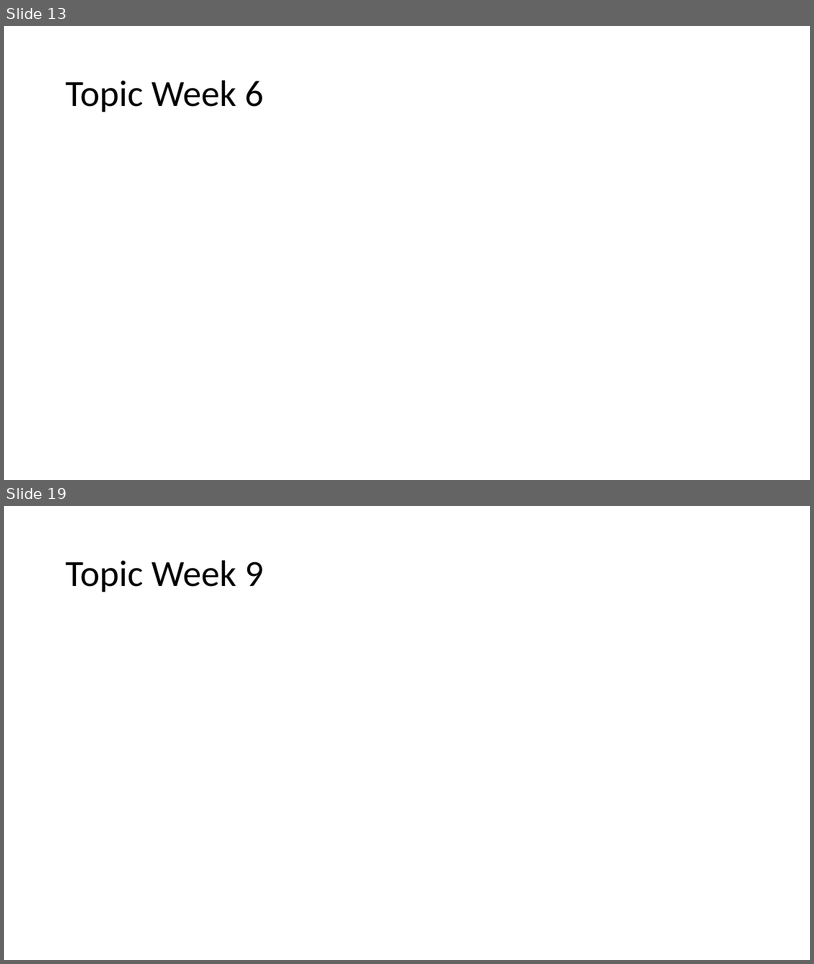
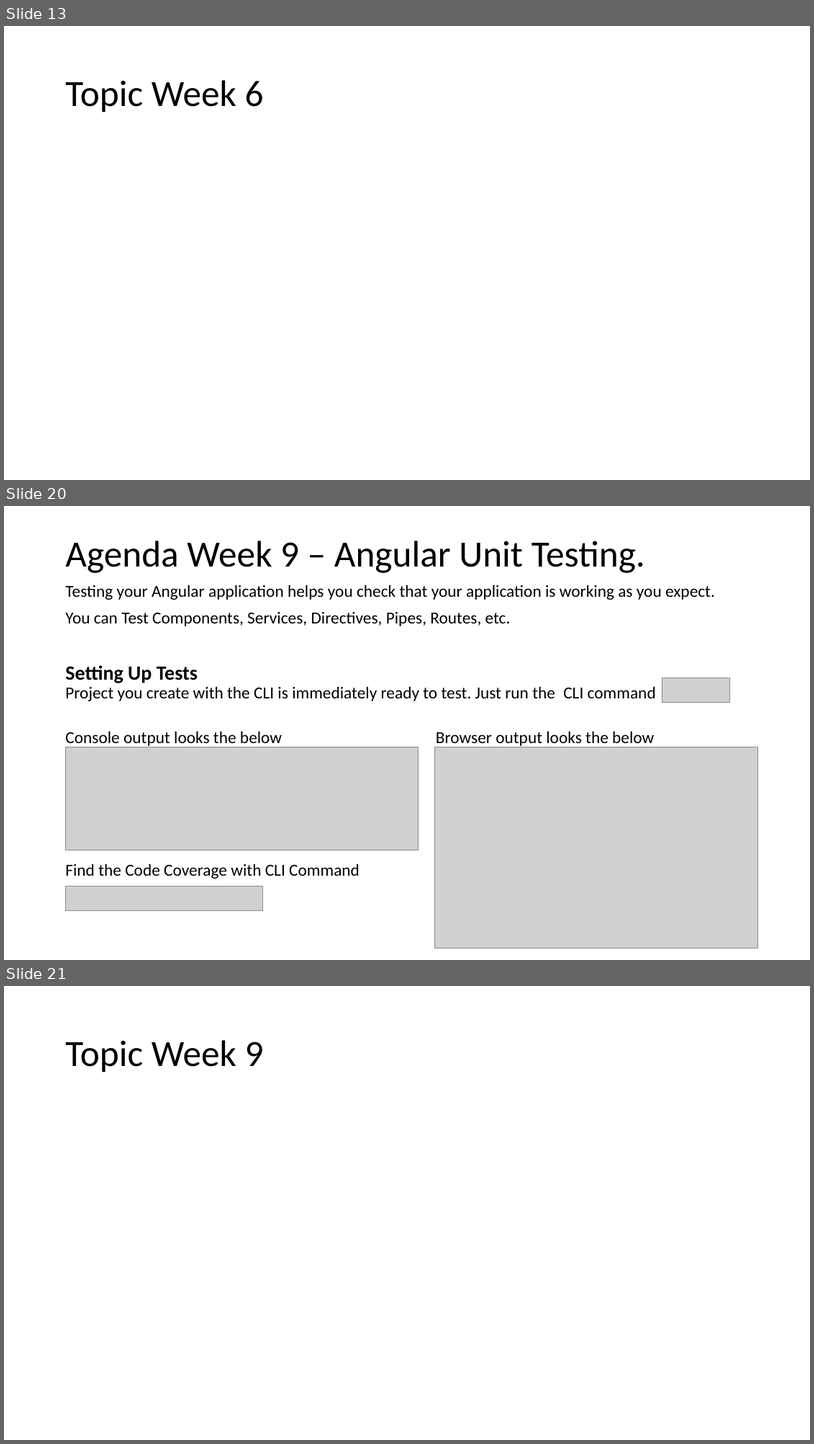
Before and after one commit to spoorthiempowher/Empowher-Curriculum, a slide deck: Angular/EmpowHer - Tech Curriculum.pptx. Shown one above the other, each under a label of ours: slides 13 and 19 before the commit, slides 13, 20 and 21 after it; the slides between them are not shown. The pictures are 814x964 and 814x1444 pixels, drawn with LibreOffice and Linux fonts; fonts in the diff are those of the drawing; grey boxes stand for pictures. Boxes give left, top, right and bottom in pixels: in the first picture for what was removed or moved away, otherwise in the second. Text is boxed around its words. In the diff, an @@ line names an element or a change of style, - is before the commit and + after.

Commit message:
Angular curriculum update for week 7,8,9

```diff
--- a/Angular/EmpowHer - Tech Curriculum.pptx
+++ b/Angular/EmpowHer - Tech Curriculum.pptx
@@ slide 20 added at box(4, 506, 810, 960), background #FFFFFF @@
@@ title added at box(65, 541, 646, 573), 44 pt, text #000000 @@
+Agenda Week 9 – Angular Unit Testing.
@@ text added at box(65, 584, 715, 878), 20 pt, text #000000 @@
+Testing your Angular application helps you check that your application is working as you expect.
+You can Test Components, Services, Directives, Pipes, Routes, etc.
+Setting Up Tests
+Project you create with the CLI is immediately ready to test. Just run the CLI command
+Console output looks the below Browser output looks the below
+Find the Code Coverage with CLI Command
@@ picture added at box(662, 678, 730, 703) @@
@@ picture added at box(65, 747, 419, 849) @@
@@ picture added at box(435, 747, 759, 948) @@
@@ picture added at box(65, 886, 262, 910) @@
@@ what was slide 19 is now slide 21 @@
```
Also in this commit, not shown: 7 other slides added, 5 slides removed.
